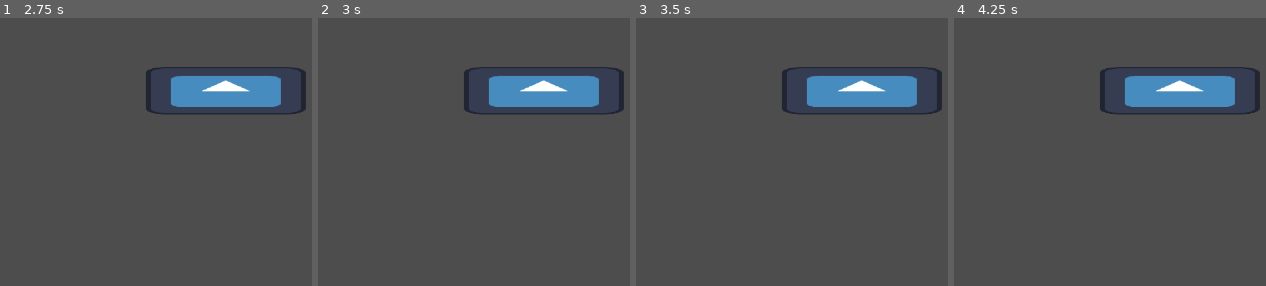
Above: before the commit, frames 1-4 (left to right).
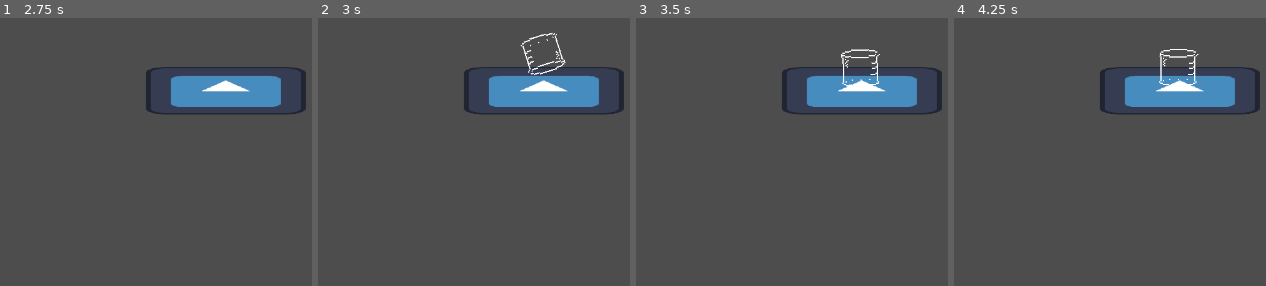
Above: after the commit, the same moments.

Repository: RandomLizard/Skelchemy
Game: Godot game, scene res://Scenes/TestEnv.tscn
The game is run twice, just before and just after one commit, with the same random seed, the same clock (stepped at 60 frames per second) and the same inputs. The engine's default icon, where the game draws it, is replaced by a stand-in: a white triangle on a blue panel in a dark square.
Inputs (mouse positions are in pixels of both pictures, inside the frame that each line leads up to):
- Up to frame 1 (2.75 s): move the mouse to (224, 68) at 0.52 s; press the mouse at (224, 68) at 0.53 s; tap Enter at 1.25 s; move the mouse to (65, 90) at 1.27 s; release the mouse at (65, 90) at 1.28 s; click (65, 90) at 1.35 s; move the mouse to (outside the picture) at 2.02 s; press the mouse at (outside the picture) at 2.03 s
- Up to frame 2 (3 s): tap Space at 2.75 s; move the mouse to (505, 157) at 2.77 s; release the mouse at (505, 157) at 2.78 s; click (505, 157) at 2.85 s
- Up to frame 3 (3.5 s): no input
- Up to frame 4 (4.25 s): move the mouse to (outside the picture) at 3.52 s; press the mouse at (outside the picture) at 3.53 s

Frame 1 is identical in both runs. In frame 2, 0.4% of the frame differs, in the area x 64-80%, y 5-22%; in frame 3, 0.3%; in frame 4, 0.4%.

Commit message:
Added respawn controller based on y-coordinate

Diff:
--- a/Scripts/grab_and_move.gd
+++ b/Scripts/grab_and_move.gd
@@ -25,7 +25,7 @@
 	if (check_if_grabbed()):
 		move(delta)
 
-	if (position.y > 2000):
+	if (position.y > respawnDistance):
 		respawn()
 
 #endregion
